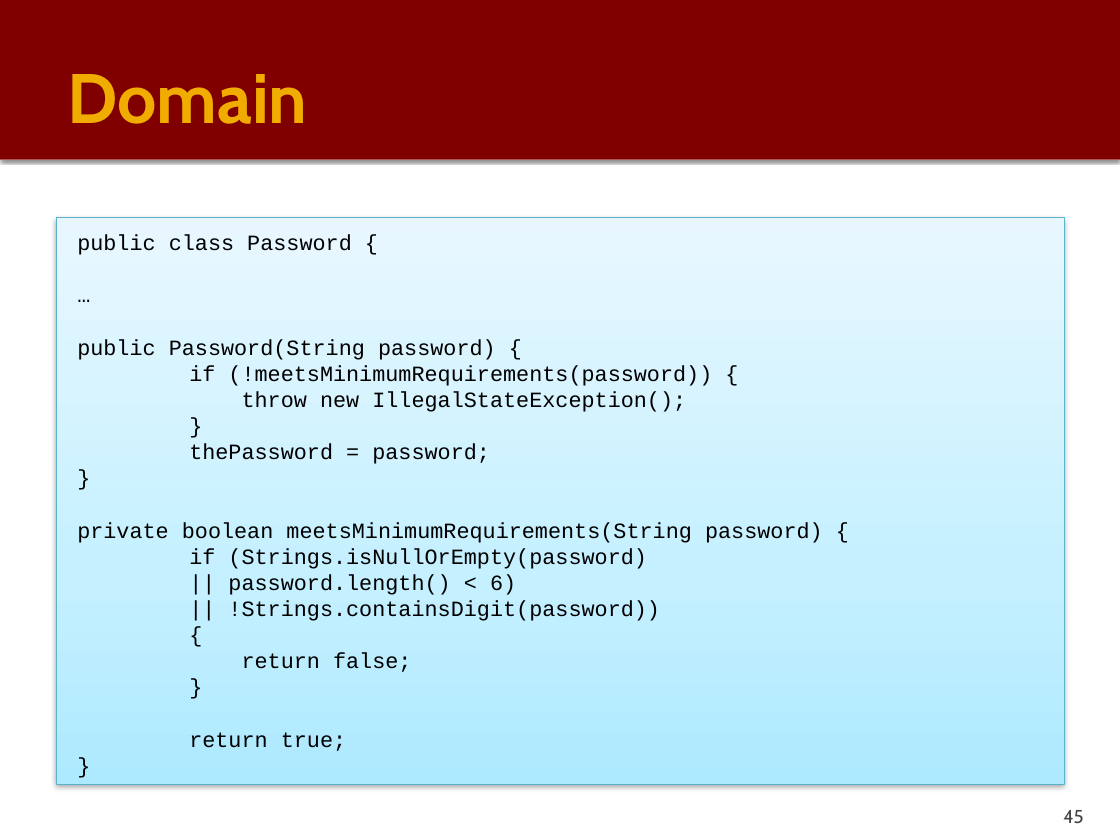
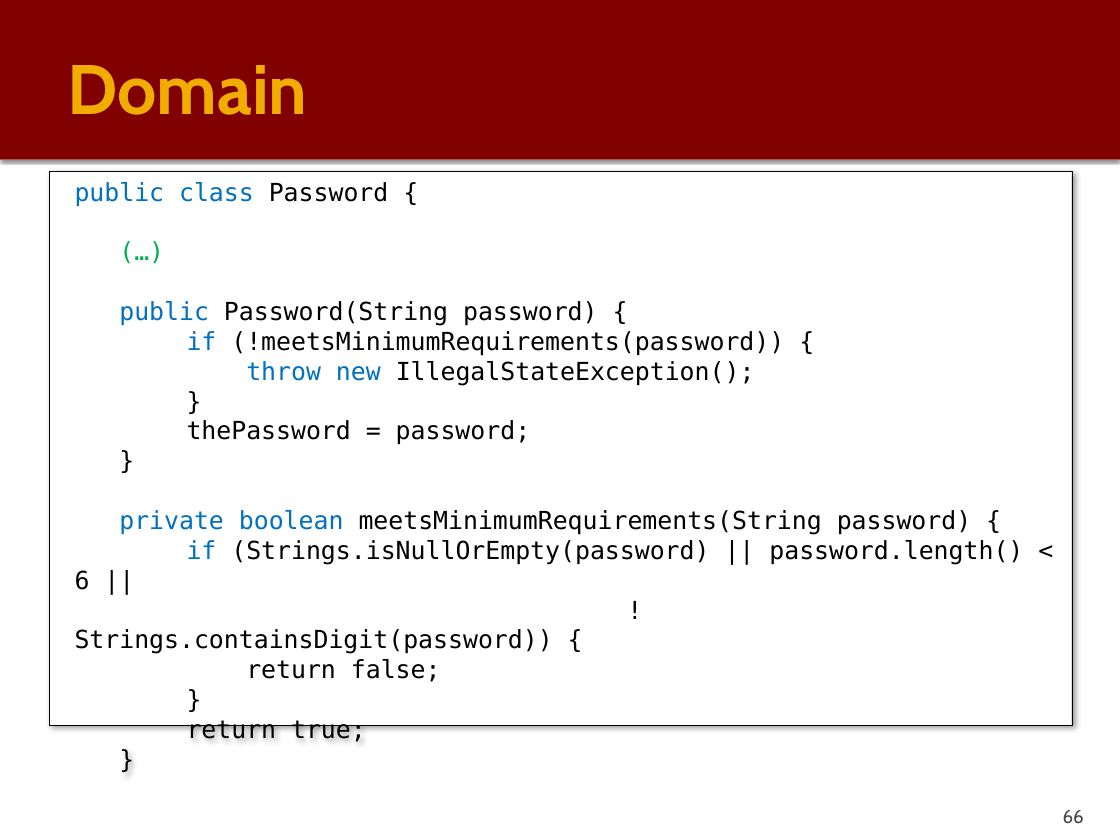
Before and after one commit to PauloGandraSousa/eapliframework, a slide deck: slide 66 of documentation/eapli.framework-Tech-Description.pptx (slide 45 before the commit). Drawn at 1120x840 pixels with LibreOffice and Linux fonts; fonts in the diff are those of the drawing. Boxes give left, top, right and bottom in pixels: in the first picture for what was removed or moved away, otherwise in the second. Text is boxed around its words. In the diff, an @@ line names an element or a change of style, - is before the commit and + after.

```diff
--- a/documentation/eapli.framework-Tech-Description.pptx
+++ b/documentation/eapli.framework-Tech-Description.pptx
@@ title "Domain": place and size @@
-title "Domain" at bbox=[67, 74, 307, 124]
+title "Domain" at bbox=[67, 65, 307, 115]
@@ text in rectangle at bbox=[49, 171, 1072, 726]: text changed; size 14 to 16 pt; font Courier New to DejaVu Sans Mono; text colour #000000 to #00B050 @@
-…
+(…)
@@ rectangle "public class Password {": place and size @@
-rectangle "public class Password {" at bbox=[56, 217, 1064, 784]
+rectangle "public class Password {" at bbox=[49, 171, 1072, 726]
@@ rectangle "public class Password {" at bbox=[49, 171, 1072, 726]: text to rectangle; fill gradient #ADE9FF to #C5EFFF to #E9F9FF to #FFFFFF; outline #5BB3CA 0.5 pt to #000000 0.25 pt; shadow changed @@
@@ text in rectangle at bbox=[75, 182, 971, 742]: size 14 to 16 pt, font Courier New to DejaVu Sans Mono in "public class Password {", "public Password(String password) {", "if (!meetsMinimumRequirements(password)) {", "throw new IllegalStateException();" and 8 more places; text colour #000000 to #0070C0 in "public class", "public", "if", "throw new" and 1 more places @@
@@ text in rectangle at bbox=[75, 540, 1023, 654]: text changed; size 14 to 16 pt; font Courier New to DejaVu Sans Mono @@
-if (Strings.isNullOrEmpty(password)
-|| password.length() < 6)
-|| !Strings.containsDigit(password))
-{
+if (Strings.isNullOrEmpty(password) || password.length() < 6 ||
+!Strings.containsDigit(password)) {
@@ page number at bbox=[1063, 810, 1084, 824]: text changed @@
-45
+66
```
Also in this commit, not shown: 18 other slides changed, 33 slides added, 8 slides removed, 1 other file.
